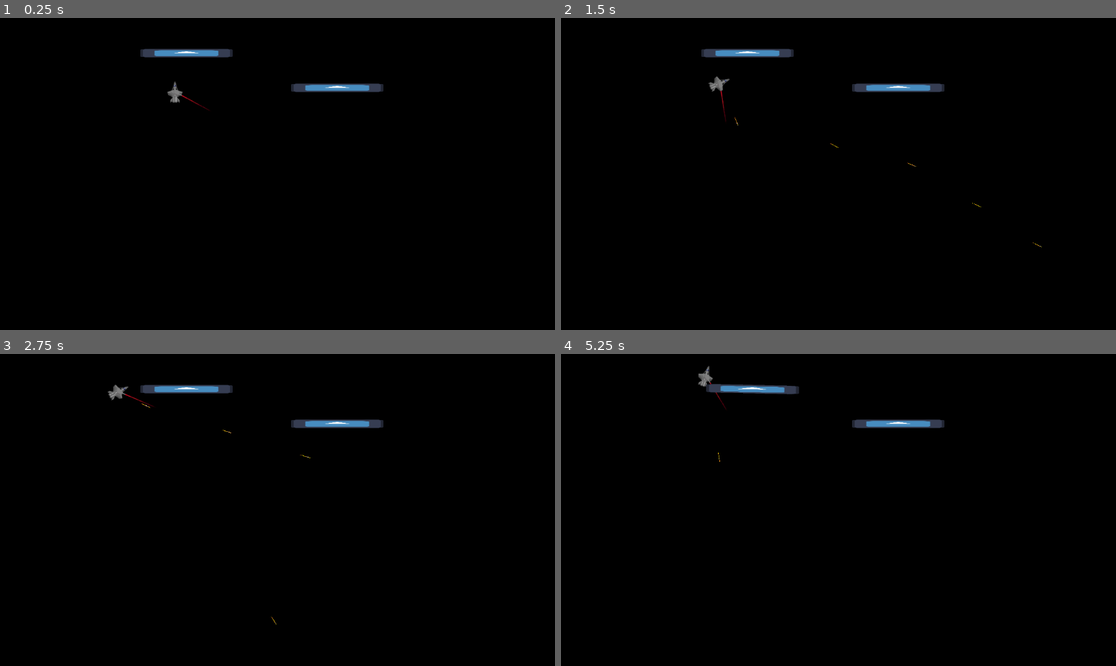
Above: before the commit, frames 1-4 (two rows, left to right).
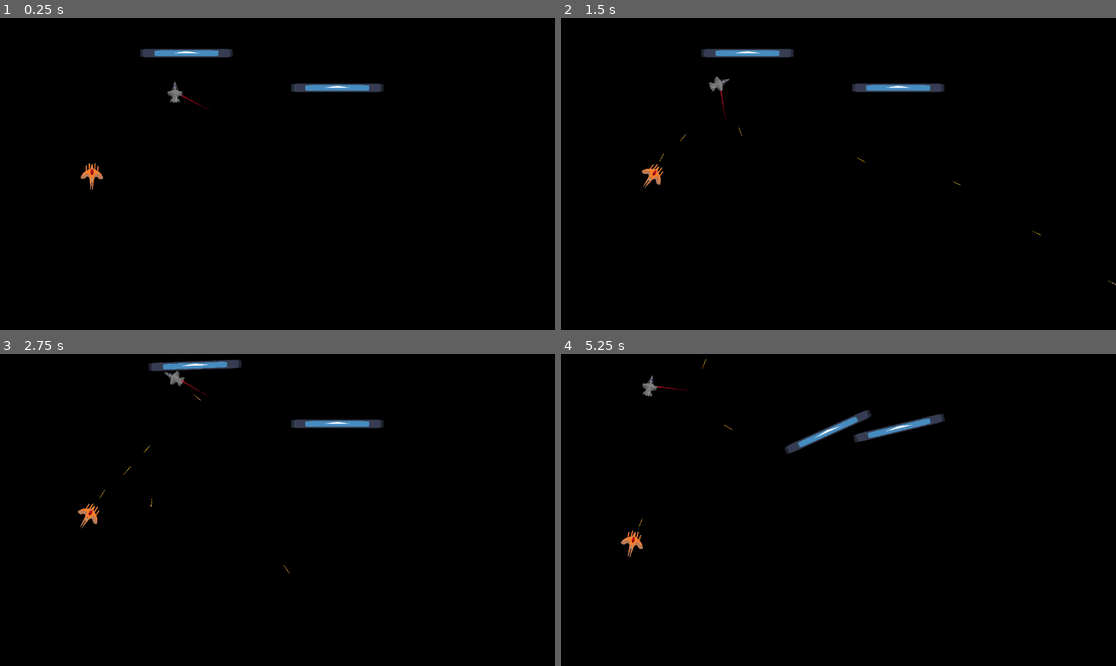
Above: after the commit, the same moments.

Repository: Thom204/cosmoshot_1
Game: Godot game, scene res://main.tscn
Same seed, same stepped clock (60 frames per second), same inputs: the game is played once before the commit and once after it. The engine's default icon, where the game draws it, is replaced by a stand-in: a white triangle on a blue panel in a dark square.
Inputs (mouse positions are in pixels of both pictures, inside the frame that each line leads up to):
- Up to frame 1 (0.25 s): no input
- Up to frame 2 (1.5 s): tap Enter at 0.5 s; move the mouse to (960, 158) at 0.52 s; press the mouse at (960, 158) at 0.53 s; hold Right (ui_right) 0.53-1.28 s; move the mouse to (727, 189) at 1.27 s; release the mouse at (727, 189) at 1.28 s; hold Left (ui_left) from 1.28 s (still down); click (727, 189) at 1.35 s
- Up to frame 3 (2.75 s): move the mouse to (333, 441) at 2.02 s; release Left (ui_left) at 2.03 s; press the mouse at (333, 441) at 2.03 s; hold Right (ui_right) from 2.03 s (still down); tap 1 (weapon_1) at 2.1 s
- Up to frame 4 (5.25 s): move the mouse to (810, 572) at 2.77 s; release Right (ui_right) at 2.78 s; release the mouse at (810, 572) at 2.78 s; hold Up (ui_up) 2.78-3.53 s; tap 2 (weapon_2) at 2.85 s; click (810, 572) at 3.05 s; move the mouse to (1005, 556) at 3.52 s; press the mouse at (1005, 556) at 3.53 s; hold Left (ui_left) from 3.53 s (still down); move the mouse to (672, 463) at 4.27 s; release the mouse at (672, 463) at 4.28 s; click (672, 463) at 4.35 s; move the mouse to (866, 510) at 5.02 s; press the mouse at (866, 510) at 5.03 s; tap 1 (weapon_1) at 5.1 s

The runs differ from the first frame. In frame 1, 0.1% of the frame differs, in the area x 14-19%, y 46-56%; in frame 2, 0.2%; in frame 3, 1.3%; in frame 4, 2.0%, in the area x 10-70%, y 1-66%.

Commit message:
added godot-cpp

Diff:
--- a/Game/bullet.tscn
+++ b/Game/bullet.tscn
@@ -10,8 +10,8 @@
 height = 14.0
 
 [node name="bullet" type="RigidBody2D"]
-collision_layer = 2
-collision_mask = 2
+collision_layer = 3
+collision_mask = 3
 physics_material_override = SubResource("PhysicsMaterial_2b2rl")
 gravity_scale = 0.0
 script = ExtResource("1_v8qja")
--- /dev/null
+++ b/Game/foe.gd
@@ -0,0 +1,75 @@
+extends RigidBody2D
+
+var direction:Vector2
+var last_shot_time: float = -1.0
+@export var ang_max:float = 1
+@export var thrust:float = 150
+@export var torque:float = 150
+@export var bullet_types: Array[BulletData]
+var current_weapon: int = 0
+var weapon: BulletData
+
+func _ready()->void:
+	linear_damp = 0.1
+	angular_damp = 0.5
+	angular_damp_mode = RigidBody2D.DAMP_MODE_COMBINE
+	direction = Vector2.UP.rotated(rotation)
+
+func shoot(player: RigidBody2D) -> void:
+	if bullet_types.is_empty():
+		return
+
+	weapon = bullet_types[current_weapon]
+	if weapon.scene == null:
+		return
+
+	if (player.global_position - global_position).length() > weapon.speed:
+		apply_central_impulse(direction * thrust * get_process_delta_time())
+		return
+
+	var bullet: RigidBody2D = weapon.scene.instantiate()
+	var now = Time.get_ticks_msec() / 1000.0
+	if now - last_shot_time < weapon.cooldown:
+		return
+
+	last_shot_time = now  # actualizar
+	# Cambiar sprite de la bala si el recurso lo define
+	if bullet.has_node("Sprite2D") and weapon.sprite:
+		bullet.get_node("Sprite2D").texture = weapon.sprite
+
+	var wiggle = randf_range(-weapon.dev, weapon.dev)
+
+	bullet.global_position = global_position
+	bullet.global_rotation = global_rotation + wiggle
+
+	get_tree().current_scene.add_child(bullet)
+	bullet.add_collision_exception_with(self)
+
+	var dir = Vector2.UP.rotated(global_rotation + wiggle)
+	bullet.apply_central_impulse(dir * weapon.speed)
+	apply_central_impulse(-dir * weapon.blowback)
+
+
+func _physics_process(_delta: float) -> void:
+	direction = Vector2.UP.rotated(rotation)
+
+
+func _process(delta: float) -> void:
+	var players = get_tree().get_nodes_in_group("player")
+	if players.is_empty():
+		return
+
+	var player:RigidBody2D = players[0] as RigidBody2D
+	if player == null:
+		return
+
+	var dir:Vector2 = (player.global_position - global_position).normalized()
+	var angle_diff = (dir.angle() - rotation) + PI/2
+
+	if angle_diff < -0.15:
+		apply_torque_impulse(-torque * delta)
+	elif angle_diff > 0.15:
+		apply_torque_impulse(torque * delta)
+
+	else:
+		shoot(player)
--- /dev/null
+++ b/Game/foe.tscn
@@ -0,0 +1,19 @@
+[gd_scene load_steps=4 format=3 uid="uid://c651jk3ov43dn"]
+
+[ext_resource type="Script" uid="uid://odutprl30nss" path="res://foe.gd" id="1_6qqry"]
+[ext_resource type="Texture2D" uid="uid://bg35l0jj47kba" path="res://Visual/foe.png" id="2_h4fiv"]
+
+[sub_resource type="RectangleShape2D" id="RectangleShape2D_1y355"]
+size = Vector2(36, 45.5)
+
+[node name="foe" type="RigidBody2D"]
+gravity_scale = 0.0
+script = ExtResource("1_6qqry")
+
+[node name="CollisionShape2D" type="CollisionShape2D" parent="."]
+shape = SubResource("RectangleShape2D_1y355")
+
+[node name="Sprite2D" type="Sprite2D" parent="."]
+position = Vector2(2, 3)
+scale = Vector2(0.234375, 0.269531)
+texture = ExtResource("2_h4fiv")
--- a/Game/main.tscn
+++ b/Game/main.tscn
@@ -6,6 +6,7 @@
 [ext_resource type="PackedScene" uid="uid://dxf8e5lee6h55" path="res://bullet.tscn" id="2_h2yge"]
 [ext_resource type="Script" uid="uid://cvctld8v3d74c" path="res://scripts/BulletData.gd" id="4_7mycd"]
 [ext_resource type="Texture2D" uid="uid://b7cmcl6rnxhiw" path="res://Visual/fast_bulllet.png" id="5_272bh"]
+[ext_resource type="PackedScene" uid="uid://c651jk3ov43dn" path="res://foe.tscn" id="7_272bh"]
 
 [sub_resource type="TileSetAtlasSource" id="TileSetAtlasSource_lquwl"]
 texture = ExtResource("1_1bvp3")
@@ -52,7 +53,7 @@
 [sub_resource type="Resource" id="Resource_5vw27"]
 resource_name = "fast_bullet"
 script = ExtResource("4_7mycd")
-speed = 800.0
+speed = 1000.0
 damage = 10
 blowback = 50.0
 cooldown = 0.2
@@ -87,6 +88,20 @@
 
 [sub_resource type="RectangleShape2D" id="RectangleShape2D_1bvp3"]
 size = Vector2(1167, 46)
+
+[sub_resource type="PhysicsMaterial" id="PhysicsMaterial_272bh"]
+
+[sub_resource type="Resource" id="Resource_4c57u"]
+resource_name = "fast_bullet"
+script = ExtResource("4_7mycd")
+speed = 600.0
+damage = 4
+blowback = 5.0
+cooldown = 0.1
+sprite = ExtResource("5_272bh")
+scene = ExtResource("2_h2yge")
+dev = 0.15
+metadata/_custom_type_script = "uid://cvctld8v3d74c"
 
 [node name="Main" type="Node2D"]
 
@@ -163,3 +178,12 @@
 [node name="CollisionShape2D" type="CollisionShape2D" parent="wall_d2"]
 position = Vector2(25.5, 5)
 shape = SubResource("RectangleShape2D_1bvp3")
+
+[node name="foe" parent="." groups=["foe"] instance=ExtResource("7_272bh")]
+position = Vector2(190, 326)
+mass = 2.5
+physics_material_override = SubResource("PhysicsMaterial_272bh")
+ang_max = 2.0
+thrust = 700.0
+torque = 800.0
+bullet_types = Array[ExtResource("4_7mycd")]([SubResource("Resource_4c57u")])
--- a/Game/project.godot
+++ b/Game/project.godot
@@ -10,7 +10,7 @@
 
 [application]
 
-config/name="game1"
+config/name="game1-dev"
 run/main_scene="uid://brfranpox4i0b"
 config/features=PackedStringArray("4.4", "GL Compatibility")
 config/icon="res://icon.svg"
--- a/Game/scripts/body.gd
+++ b/Game/scripts/body.gd
@@ -8,6 +8,7 @@
 @export var torque:float = 150
 @export var bullet_types: Array[BulletData]
 var current_weapon: int = 0
+var weapon: BulletData
 
 
 func _ready()->void:
@@ -21,7 +22,7 @@
 	if bullet_types.is_empty():
 		return
 
-	var weapon: BulletData = bullet_types[current_weapon]
+	weapon = bullet_types[current_weapon]
 	if weapon.scene == null:
 		return
 
@@ -41,6 +42,7 @@
 	bullet.global_rotation = $turret.global_rotation + PI/2 + wiggle
 
 	get_tree().current_scene.add_child(bullet)
+	bullet.add_collision_exception_with(self)
 
 	var dir = Vector2.RIGHT.rotated($turret.global_rotation + wiggle)
 	bullet.apply_central_impulse(dir * weapon.speed)
Binary file added: Game/Visual/foe.png
Not shown, added: Game/Visual/foe.png.import
Not shown, added: Game/bin/gravitywell.gdextension.uid
Not shown, added: Game/foe.gd.uid
Not shown: 1 places in Game/main.tscn that only renumber resources
Not shown, added: .sconsign.dblite
Not shown, added: Game/bin/Resources.windows.template_debug.x86_64.dll
Not shown, added: Game/bin/Resources.windows.template_debug.x86_64.exp
Not shown, added: Game/bin/Resources.windows.template_debug.x86_64.lib
Not shown, added: Game/bin/gravitywell.gdextension
Not shown, added: SConstruct.py
Not shown, added: src/GravityWell.cpp
(and 5 more such lines)
